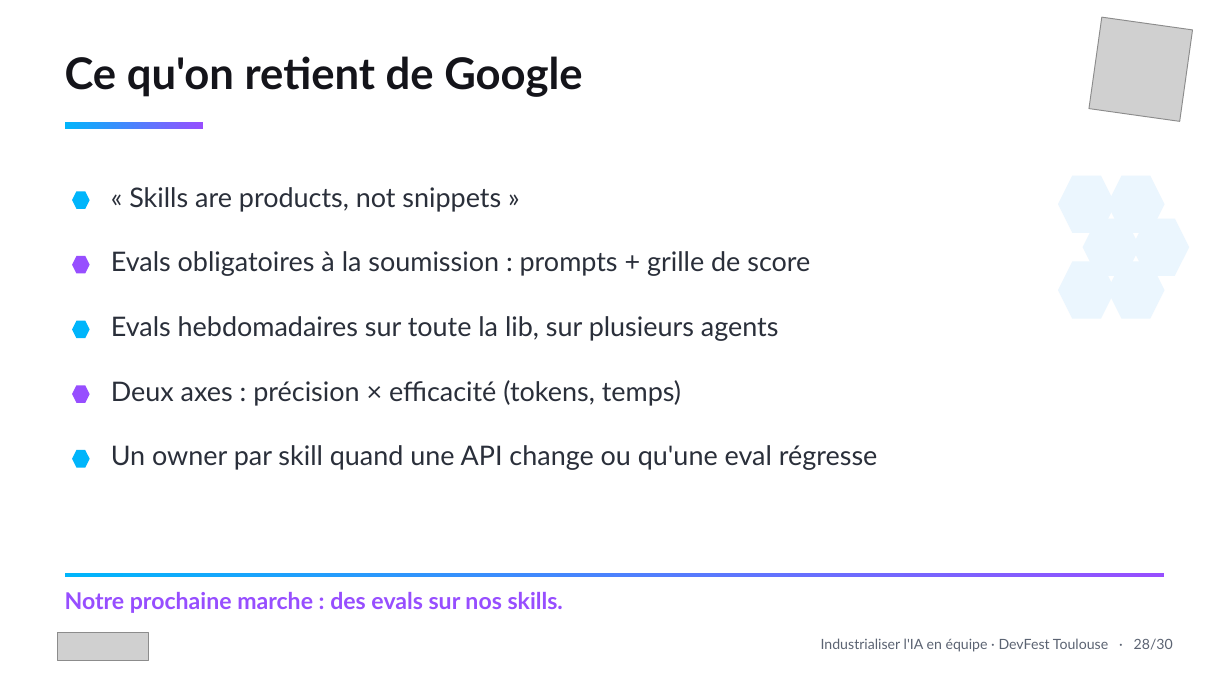
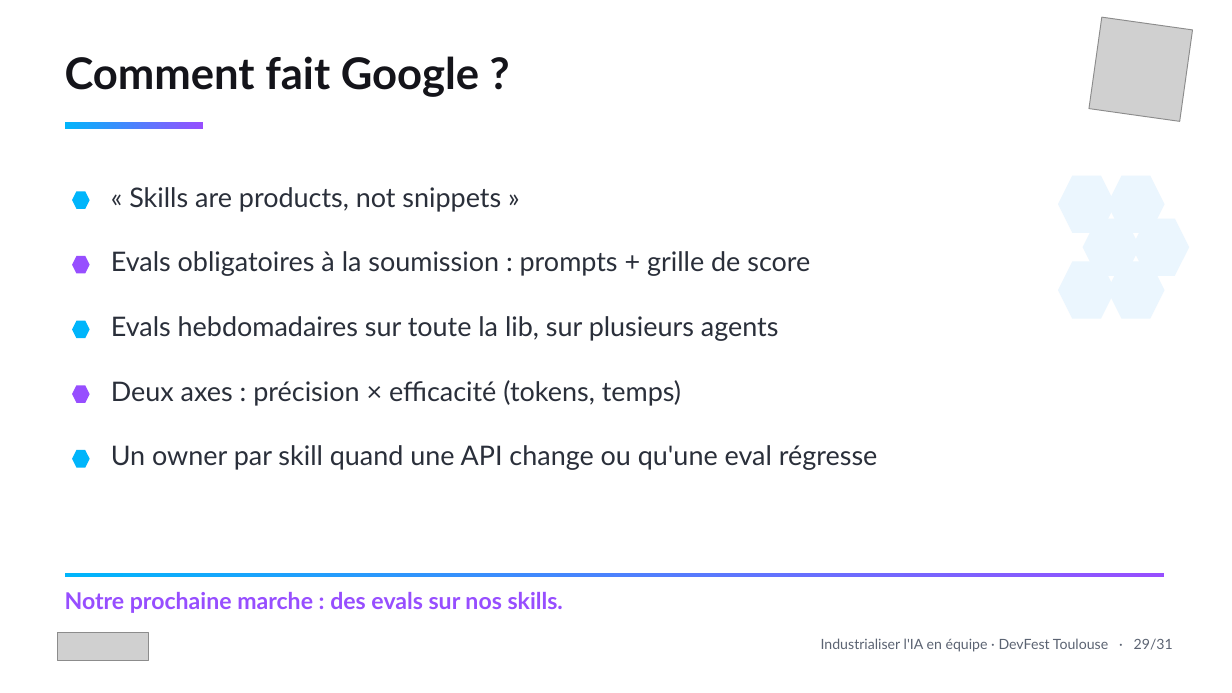
Before and after one commit to tosun-si/claude-skills-team-industrialisation, a slide deck: slide 30 of talks/slides/talk_devfest_skills.pptx (slide 29 before the commit). Drawn at 1232x693 pixels with LibreOffice and Linux fonts; fonts in the diff are those of the drawing; grey boxes stand for pictures. Boxes give left, top, right and bottom in pixels: in the first picture for what was removed or moved away, otherwise in the second. Text is boxed around its words. In the diff, an @@ line names an element or a change of style, - is before the commit and + after.

```diff
--- a/talks/slides/talk_devfest_skills.pptx
+++ b/talks/slides/talk_devfest_skills.pptx
@@ text at box(65, 56, 479, 97): text changed @@
-Ce qu'on retient de Google
+Comment fait Google ?
@@ text at box(821, 638, 1173, 652): text changed @@
-Industrialiser l'IA en équipe · DevFest Toulouse · 28/30
+Industrialiser l'IA en équipe · DevFest Toulouse · 29/31
```
Also in this commit, not shown: 29 other slides changed, 1 slide added, 4 other files.
